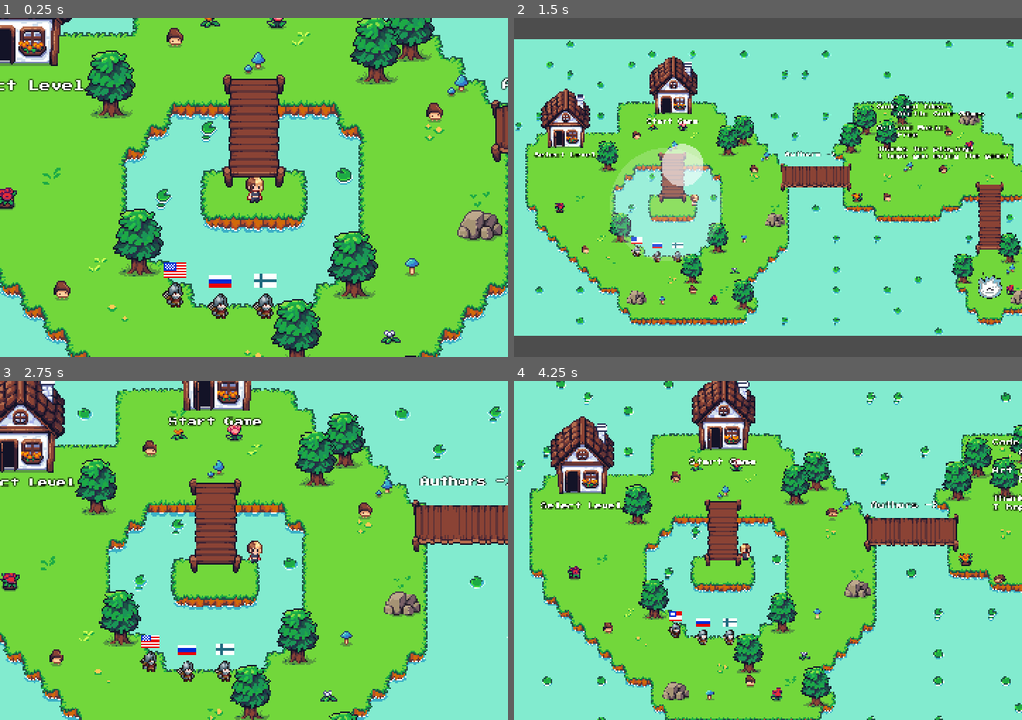
Above: before the commit, frames 1-4 (two rows, left to right).
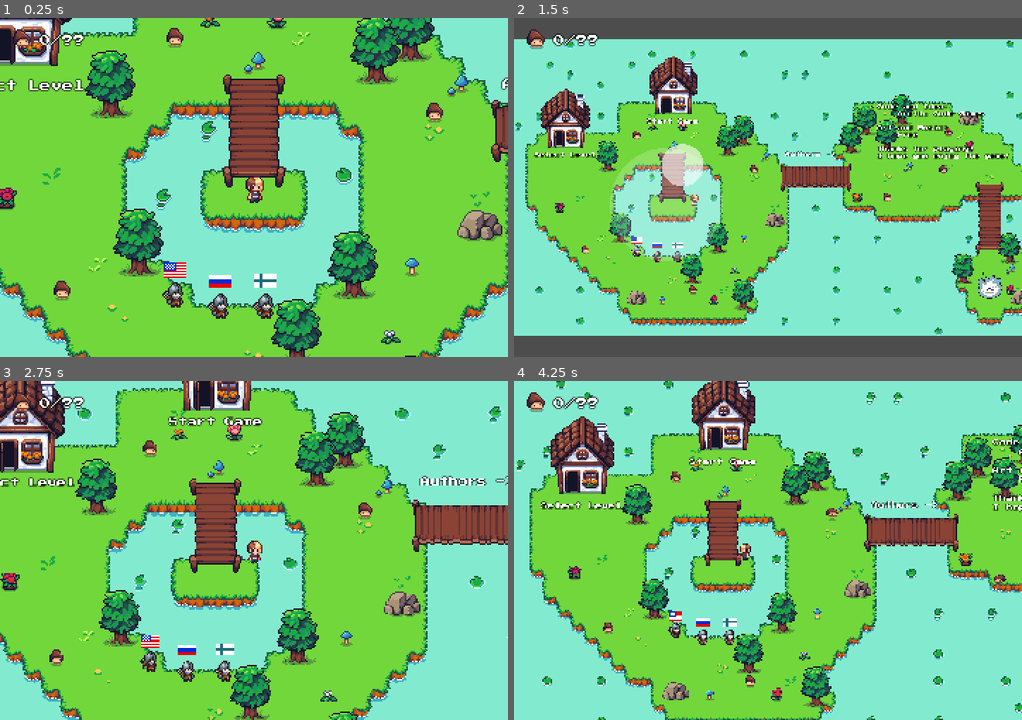
Above: after the commit, the same moments.

Repository: dmitrii-eremin/watch-your-step
Game: Godot game, scene res://scenes/levels/menu_level.tscn
Same seed, same stepped clock (60 frames per second), same inputs: the game is played once before the commit and once after it. Sound files missing from this copy of the repository are replaced by a short silence.
Inputs (mouse positions are in pixels of both pictures, inside the frame that each line leads up to):
- Up to frame 1 (0.25 s): no input
- Up to frame 2 (1.5 s): tap Enter (ui_accept) at 0.5, 0.77 s; move the mouse to (879, 170) at 0.52 s; hold Right (go_right) 0.53-1.25 s; hold F7 (look_at_whole_world) 0.53-1.25 s; click (879, 170) at 0.67 s; drag from (666, 204) to (722, 65) at 1.27 s
- Up to frame 3 (2.75 s): move the mouse to (304, 475) at 2.02 s; hold Right (go_right) from 2.03 s (still down); hold F7 (look_at_whole_world) from 2.03 s (still down)
- Up to frame 4 (4.25 s): release Right (go_right) at 2.75 s; release F7 (look_at_whole_world) at 2.75 s; drag from (742, 618) to (534, 465) at 2.77 s; move the mouse to (920, 601) at 3.52 s; hold Left (go_left) from 3.53 s (still down); hold F7 (look_at_whole_world) from 3.53 s (still down); tap Enter (ui_accept) at 3.77 s

The runs differ from the first frame. In frame 1, 0.4% of the frame differs, in the area x 2-17%, y 3-10%; in frame 2, 0.4%; in frame 3, 0.4%; in frame 4, 0.4%.

Commit message:
show overall mushrooms count

Diff:
--- a/scenes/hud.gd
+++ b/scenes/hud.gd
@@ -10,8 +10,13 @@
 @onready var _level_name = $MarginContainer/Control/VBoxContainer/LevelName
 @onready var _clock = $MarginContainer/Control/VBoxContainer/Clock
 
+@onready var _overall_stats_container := $MarginContainer/Control/OverallStatsContainer
+@onready var _overall_mushrooms_label := $MarginContainer/Control/OverallStatsContainer/HBoxContainer/MushroomsCountLabel
+
 var _collected_mushrooms_count: int = 0
 var _original_mushrooms_count: int = 0
+
+var _scores: Scores = Scores.new()
 
 func get_time_left() -> int:
 	return _clock.get_time_left()
@@ -30,6 +35,7 @@
 	_pause_button.visible = visibility
 	_clock.visible = visibility
 	_level_name.visible = visibility
+	_overall_stats_container.visible = not visibility
 	if visibility:
 		_clock.start()
 	else:
@@ -47,6 +53,7 @@
 	update_mushrooms()
 	_update_collected_mushrooms_label()
 	update_metadata()
+	_update_overall_stats()
 
 func _update_collected_mushrooms_label() -> void:
 	_saved_mushrooms_label.text = "%d/%d" % [_collected_mushrooms_count, _original_mushrooms_count]
@@ -62,3 +69,13 @@
 
 func _on_clock_time_is_out() -> void:
 	time_is_out.emit()
+
+func _update_overall_stats() -> void:
+	var scores := _scores.get_all_scores()
+	var collected: int = 0
+	var total: int = 0
+	for score in scores:
+		collected += score.collected
+		total += score.total
+	var total_s: String = ("%d" % [total]) if _scores.is_game_completed() else "??"
+	_overall_mushrooms_label.text = "%d/%s" % [collected, total_s]
--- a/scenes/hud.tscn
+++ b/scenes/hud.tscn
@@ -93,5 +93,23 @@
 [node name="Clock" parent="MarginContainer/Control/VBoxContainer" instance=ExtResource("7_hd3ao")]
 layout_mode = 2
 
+[node name="OverallStatsContainer" type="VBoxContainer" parent="MarginContainer/Control"]
+visible = false
+layout_mode = 0
+offset_right = 60.0
+offset_bottom = 40.0
+
+[node name="HBoxContainer" type="HBoxContainer" parent="MarginContainer/Control/OverallStatsContainer"]
+layout_mode = 2
+
+[node name="TextureRect" type="TextureRect" parent="MarginContainer/Control/OverallStatsContainer/HBoxContainer"]
+layout_mode = 2
+texture = SubResource("AtlasTexture_6fi6k")
+
+[node name="MushroomsCountLabel" type="Label" parent="MarginContainer/Control/OverallStatsContainer/HBoxContainer"]
+layout_mode = 2
+text = "12/43"
+label_settings = ExtResource("3_5ysmq")
+
 [connection signal="pressed" from="MarginContainer/Control/PauseButton" to="." method="_on_pause_button_pressed"]
 [connection signal="time_is_out" from="MarginContainer/Control/VBoxContainer/Clock" to="." method="_on_clock_time_is_out"]
--- a/scenes/levels/level_25.tscn
+++ b/scenes/levels/level_25.tscn
@@ -533,12 +533,11 @@
 curve = SubResource("Curve2D_dw7sl")
 
 [node name="PathFollow2D" type="PathFollow2D" parent="YSortedObjects/Enemies/Path2D" index="0"]
-position = Vector2(579.9992, 232)
-rotation = 3.1415925
-progress = 420.00342
+position = Vector2(600.3265, 232)
+progress = 224.32307
 
 [node name="Enemy" parent="YSortedObjects/Enemies/Path2D" index="1" node_paths=PackedStringArray("path_follower") instance=ExtResource("6_ut6h1")]
-position = Vector2(579.9992, 232)
+position = Vector2(600.3265, 232)
 path_follower = NodePath("../PathFollow2D")
 enemy_type = 3
 
@@ -546,12 +545,11 @@
 curve = SubResource("Curve2D_8748r")
 
 [node name="PathFollow2D" type="PathFollow2D" parent="YSortedObjects/Enemies/Path2D2" index="0"]
-position = Vector2(860.1182, 344)
-rotation = 3.1415925
-progress = 420.00342
+position = Vector2(800.3581, 344)
+progress = 112.35509
 
 [node name="Enemy" parent="YSortedObjects/Enemies/Path2D2" index="1" node_paths=PackedStringArray("path_follower") instance=ExtResource("6_ut6h1")]
-position = Vector2(860.1182, 344)
+position = Vector2(800.3581, 344)
 path_follower = NodePath("../PathFollow2D")
 enemy_type = 5
 
@@ -559,23 +557,24 @@
 curve = SubResource("Curve2D_ut6h1")
 
 [node name="PathFollow2D" type="PathFollow2D" parent="YSortedObjects/Enemies/Path2D3" index="0"]
-position = Vector2(1116.021, 216)
-progress = 84.00091
+position = Vector2(1128, 152.36606)
+rotation = 1.5707964
+progress = 176.3577
 
 [node name="Enemy" parent="YSortedObjects/Enemies/Path2D3" index="1" node_paths=PackedStringArray("path_follower") instance=ExtResource("6_ut6h1")]
-position = Vector2(1116.021, 216)
+position = Vector2(1128, 152.36606)
 path_follower = NodePath("../PathFollow2D")
 
 [node name="Path2D4" type="Path2D" parent="YSortedObjects/Enemies" index="3"]
 curve = SubResource("Curve2D_3bhhm")
 
 [node name="PathFollow2D" type="PathFollow2D" parent="YSortedObjects/Enemies/Path2D4" index="0"]
-position = Vector2(1213.8605, 480)
+position = Vector2(1119.388, 480)
 rotation = 3.1415925
-progress = 57.990753
+progress = 152.61157
 
 [node name="Enemy" parent="YSortedObjects/Enemies/Path2D4" index="1" node_paths=PackedStringArray("path_follower") instance=ExtResource("6_ut6h1")]
-position = Vector2(1213.8605, 480)
+position = Vector2(1119.388, 480)
 speed = 50.0
 path_follower = NodePath("../PathFollow2D")
 enemy_type = 6
@@ -584,11 +583,12 @@
 curve = SubResource("Curve2D_a6gfn")
 
 [node name="PathFollow2D" type="PathFollow2D" parent="YSortedObjects/Enemies/Path2D5" index="0"]
-position = Vector2(770.00757, 616)
-progress = 410.0006
+position = Vector2(752, 648.80756)
+rotation = 1.5707964
+progress = 280.8082
 
 [node name="Enemy" parent="YSortedObjects/Enemies/Path2D5" index="1" node_paths=PackedStringArray("path_follower") instance=ExtResource("6_ut6h1")]
-position = Vector2(770.00757, 616)
+position = Vector2(752, 648.80756)
 speed = 50.0
 path_follower = NodePath("../PathFollow2D")
 enemy_type = 6
@@ -597,12 +597,12 @@
 curve = SubResource("Curve2D_ktler")
 
 [node name="PathFollow2D" type="PathFollow2D" parent="YSortedObjects/Enemies/Path2D6" index="0"]
-position = Vector2(448, 494.99698)
-rotation = 1.5707964
-progress = 110.99974
+position = Vector2(448, 459.4243)
+rotation = -1.5707964
+progress = 548.57513
 
 [node name="Enemy" parent="YSortedObjects/Enemies/Path2D6" index="1" node_paths=PackedStringArray("path_follower") instance=ExtResource("6_ut6h1")]
-position = Vector2(448, 494.99698)
+position = Vector2(448, 459.4243)
 speed = 35.0
 path_follower = NodePath("../PathFollow2D")
 enemy_type = 3
@@ -611,12 +611,12 @@
 curve = SubResource("Curve2D_vp54c")
 
 [node name="PathFollow2D" type="PathFollow2D" parent="YSortedObjects/Enemies/Path2D7" index="0"]
-position = Vector2(123.73674, 643.6856)
-rotation = 1.6421038
-progress = 420.00342
+position = Vector2(148.37572, 392)
+rotation = 3.1415925
+progress = 139.61217
 
 [node name="Enemy" parent="YSortedObjects/Enemies/Path2D7" index="1" node_paths=PackedStringArray("path_follower") instance=ExtResource("6_ut6h1")]
-position = Vector2(123.73674, 643.6856)
+position = Vector2(148.37572, 392)
 path_follower = NodePath("../PathFollow2D")
 enemy_type = 4
 
--- a/scenes/ui/clock.tscn
+++ b/scenes/ui/clock.tscn
@@ -12,6 +12,7 @@
 offset_bottom = -232.0
 grow_horizontal = 2
 grow_vertical = 2
+size_flags_vertical = 0
 script = ExtResource("1_ic7of")
 initial_seconds = 0
 
--- a/scenes/ui/level_completed.gd
+++ b/scenes/ui/level_completed.gd
@@ -39,6 +39,11 @@
 		var scores: Scores = Scores.new()
 		scores.update_score(Globals.current_level, Globals.collected_mushrooms_count, Globals.target_mushrooms_count)
 		scores.update_time_spent(Globals.current_level, Globals.time_spent)
+		if _is_last_level():
+			scores.set_game_completed(true)
+
+func _is_last_level() -> bool:
+	return Globals.current_level == Globals.LEVELS.keys().back()
 
 func _update_texts() -> void:
 	_title_label.text = tr(TITLES[is_died])
--- a/sources/scores.gd
+++ b/sources/scores.gd
@@ -2,6 +2,10 @@
 class_name Scores
 
 const FILENAME: String = "user://scores.data"
+
+class Score:
+	var collected: int
+	var total: int
 
 func get_value(level_name: String, value_name: String) -> int:
 	var score_file = ConfigFile.new()
@@ -41,3 +45,28 @@
 	var old_value = get_time_spent(level_name)
 	if seconds < old_value or old_value == 0:
 		set_time_spent(level_name, seconds)
+
+func set_game_completed(completed: bool) -> void:
+	var score_file = ConfigFile.new()
+	score_file.load(FILENAME)
+	score_file.set_value("common", "game_completed", completed)
+	score_file.save(FILENAME)
+
+func is_game_completed() -> bool:
+	var score_file = ConfigFile.new()
+	var err = score_file.load(FILENAME)
+	if err != OK:
+		return 0
+	return score_file.get_value("common", "game_completed", false)
+
+func get_score_for_level(level_name: String) -> Score:
+	var s: Score = Score.new()
+	s.collected = get_score(level_name)
+	s.total = get_target(level_name)
+	return s
+
+func get_all_scores() -> Array[Score]:
+	var scores: Array[Score] = []
+	for level_name in Globals.LEVELS.keys():
+		scores.push_back(get_score_for_level(level_name))
+	return scores
